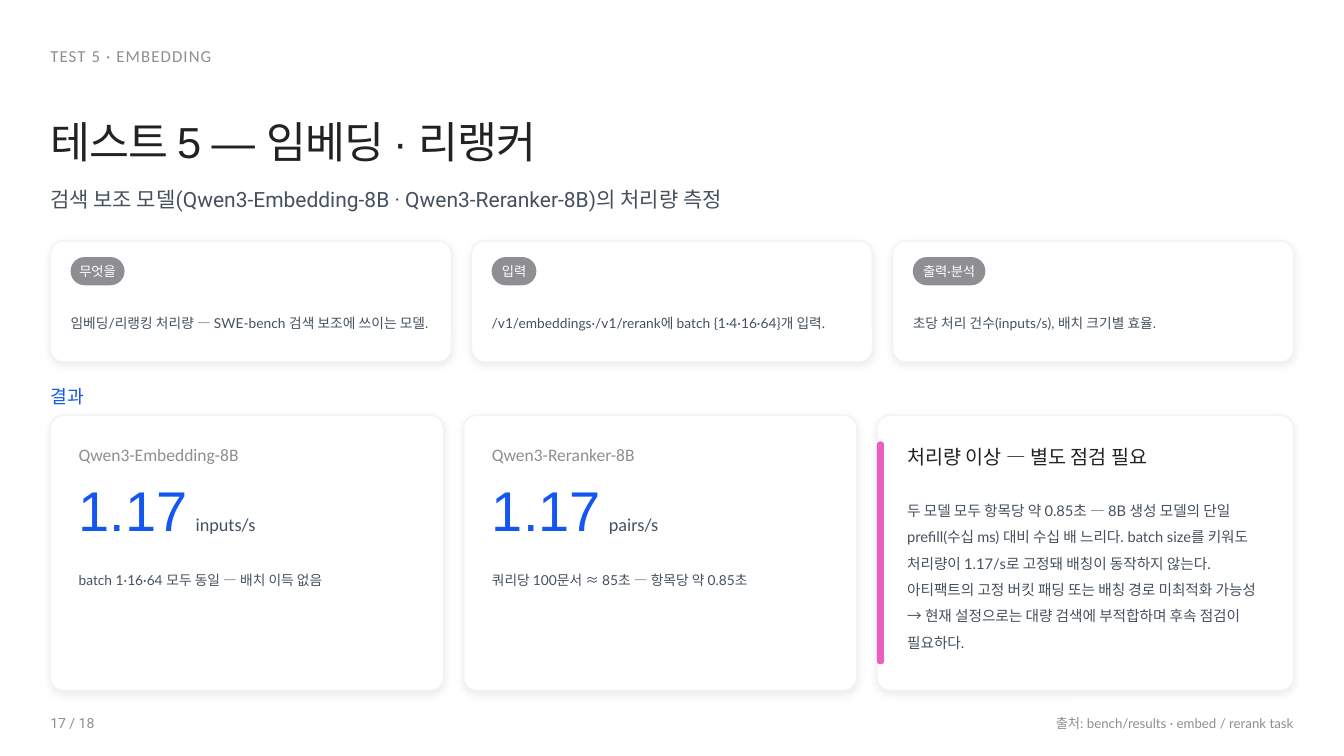
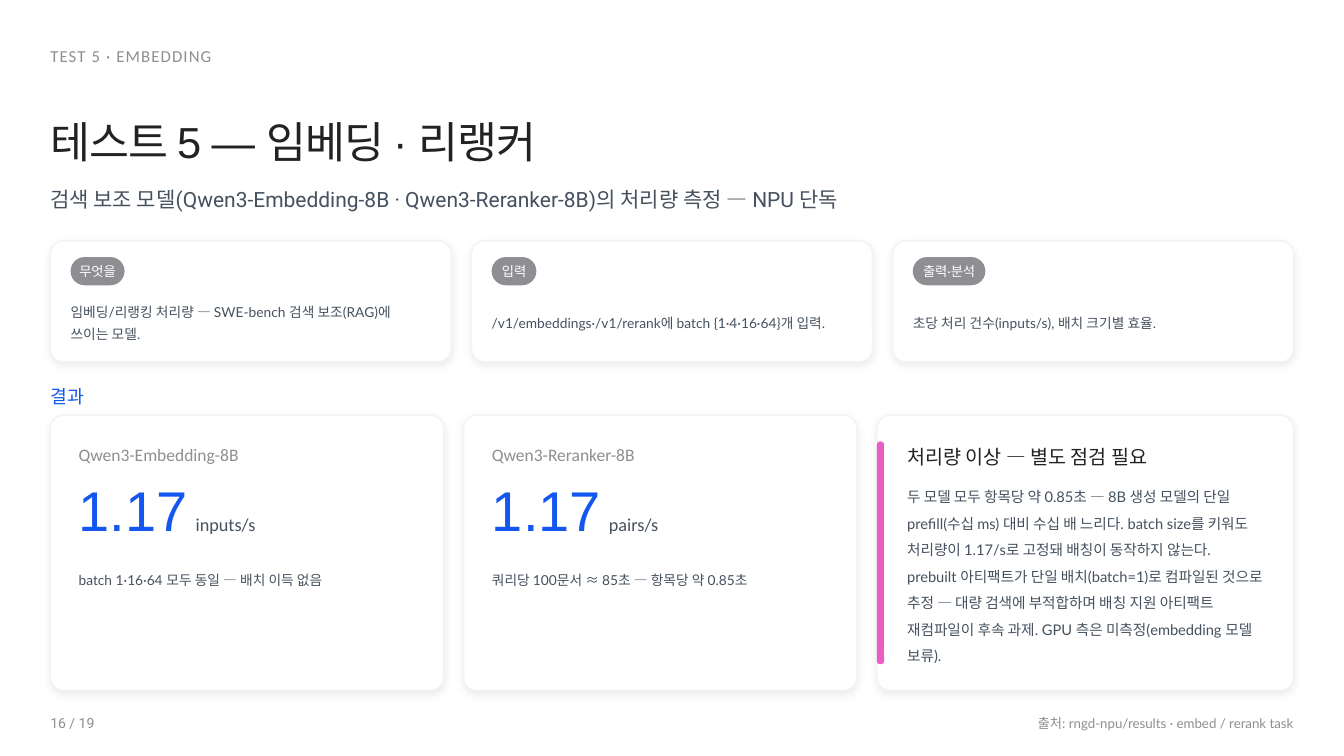
Before and after one commit to hyunjun1234/RNGD-proj, a slide deck: slide 16 of Model_Benchmark/ppt/RNGD_Benchmark.pptx (slide 17 before the commit). Drawn at 1344x756 pixels with LibreOffice and Linux fonts; fonts in the diff are those of the drawing. Boxes give left, top, right and bottom in pixels: in the first picture for what was removed or moved away, otherwise in the second. Text is boxed around its words. In the diff, an @@ line names an element or a change of style, - is before the commit and + after.

```diff
--- a/Model_Benchmark/ppt/RNGD_Benchmark.pptx
+++ b/Model_Benchmark/ppt/RNGD_Benchmark.pptx
@@ text at box(50, 189, 838, 212): text changed @@
-검색 보조 모델(Qwen3-Embedding-8B · Qwen3-Reranker-8B)의 처리량 측정
+검색 보조 모델(Qwen3-Embedding-8B · Qwen3-Reranker-8B)의 처리량 측정 — NPU 단독
@@ text at box(71, 305, 391, 340): text changed @@
-임베딩/리랭킹 처리량 — SWE-bench 검색 보조에 쓰이는 모델.
+임베딩/리랭킹 처리량 — SWE-bench 검색 보조(RAG)에 쓰이는 모델.
@@ text at box(907, 489, 1262, 663): text changed @@
-두 모델 모두 항목당 약 0.85초 — 8B 생성 모델의 단일 prefill(수십 ms) 대비 수십 배 느리다. batch size를 키워도 처리량이 1.17/s로 고정돼 배칭이 동작하지 않는다. 아티팩트의 고정 버킷 패딩 또는 배칭 경로 미최적화 가능성 → 현재 설정으로는 대량 검색에 부적합하며 후속 점검이 필요하다.
+두 모델 모두 항목당 약 0.85초 — 8B 생성 모델의 단일 prefill(수십 ms) 대비 수십 배 느리다. batch size를 키워도 처리량이 1.17/s로 고정돼 배칭이 동작하지 않는다. prebuilt 아티팩트가 단일 배치(batch=1)로 컴파일된 것으로 추정 — 대량 검색에 부적합하며 배칭 지원 아티팩트 재컴파일이 후속 과제. GPU 측은 미측정(embedding 모델 보류).
@@ text at box(50, 718, 95, 728): text changed @@
-17 / 18
+16 / 19
@@ text at box(1038, 717, 1294, 731): text changed @@
-출처: bench/results · embed / rerank task
+출처: rngd-npu/results · embed / rerank task
```
Also in this commit, not shown: 13 other slides changed, 5 slides added, 4 slides removed, 6 other files.
